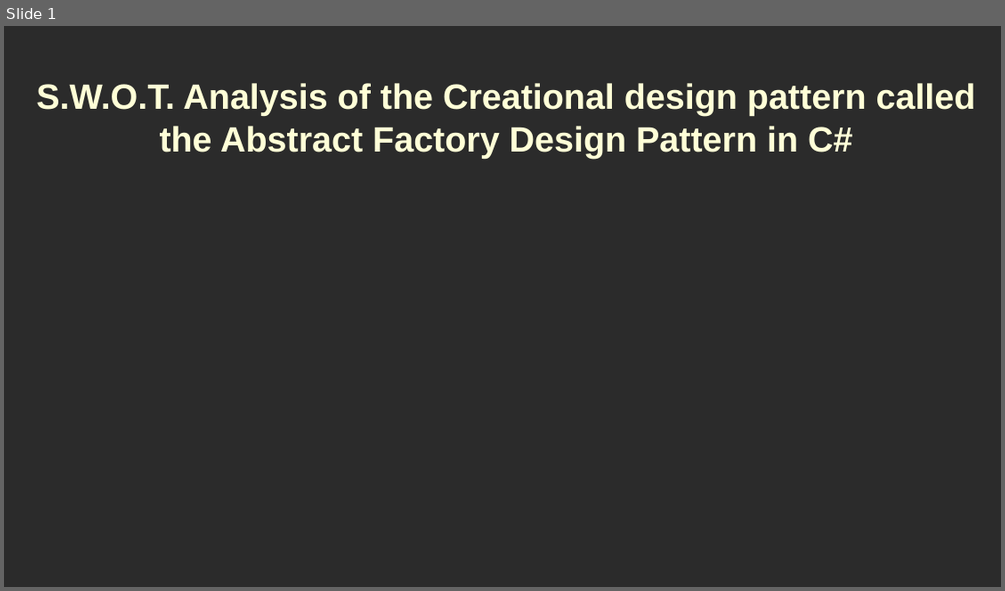
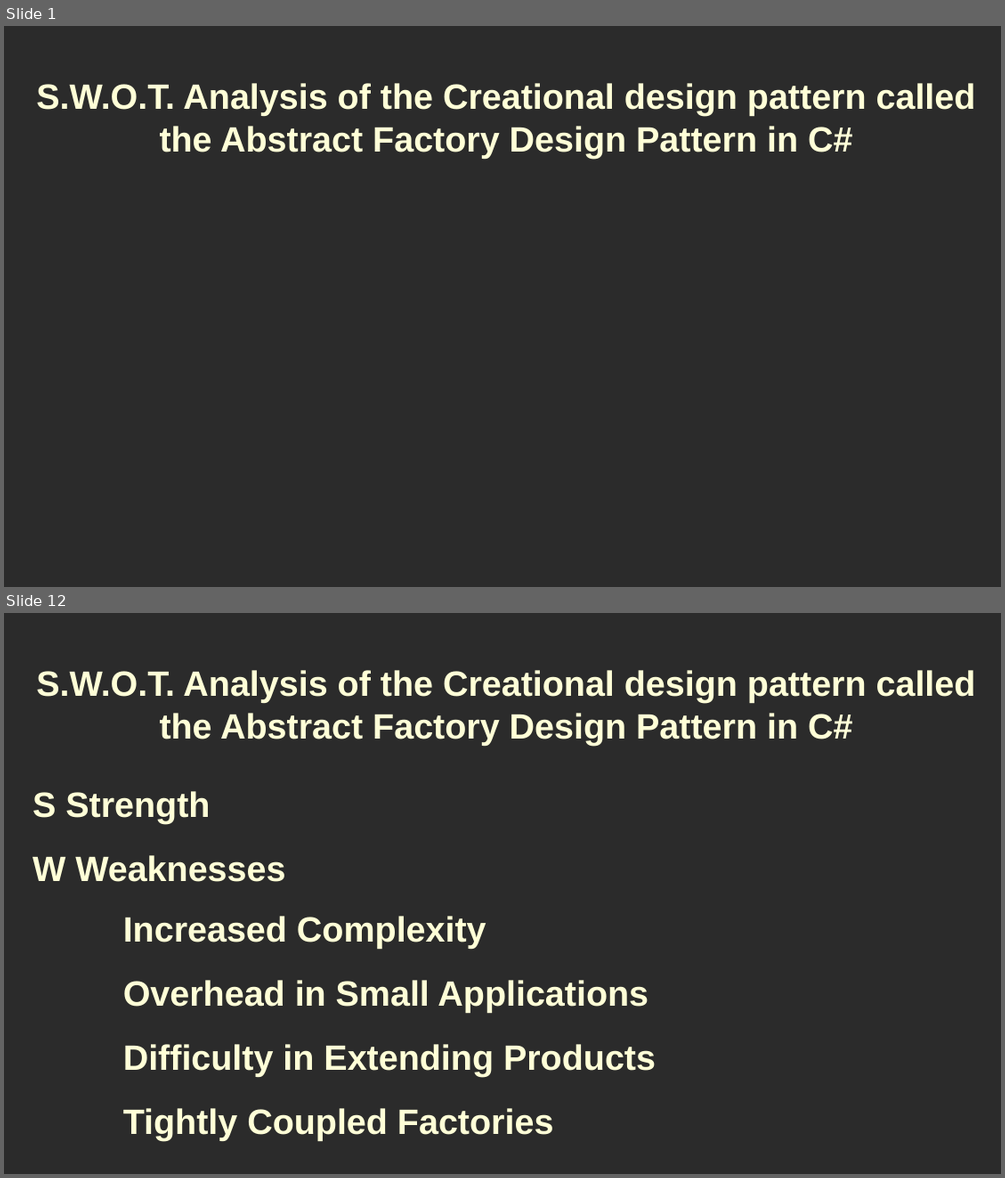
Before and after one commit to RayAndrade/CSharpStudy, a slide deck: Creational/AbstractFactory/swot/swot.odp. Shown one above the other, each under a label of ours: slide 1 before the commit, slides 1 and 12 after it; the slides between them are not shown. The pictures are 1005x591 and 1005x1178 pixels, drawn with LibreOffice and Linux fonts; fonts in the diff are those of the drawing; background and template pictures are left out; a plain dark background stands for a picture behind light text. Boxes give left, top, right and bottom in pixels: in the first picture for what was removed or moved away, otherwise in the second. Text is boxed around its words. In the diff, an @@ line names an element or a change of style, - is before the commit and + after.

```diff
--- a/Creational/AbstractFactory/swot/swot.odp
+++ b/Creational/AbstractFactory/swot/swot.odp
@@ slide 12 added at <box>4,613,1001,1174</box>, background picture (left out) @@
@@ title added at <box>36,670,976,745</box>, 28 pt, text #FFFFD7, bold @@
+S.W.O.T. Analysis of the Creational design pattern called the Abstract Factory Design Pattern in C#
@@ title added at <box>32,791,210,824</box>, 28 pt, text #FFFFD7, bold @@
+S Strength
@@ title added at <box>32,855,285,882</box>, 28 pt, text #FFFFD7, bold @@
+W Weaknesses
@@ title added at <box>123,916,486,949</box>, 28 pt, text #FFFFD7, bold @@
+Increased Complexity
@@ title added at <box>123,980,648,1013</box>, 28 pt, text #FFFFD7, bold @@
+Overhead in Small Applications
@@ title added at <box>123,1044,655,1077</box>, 28 pt, text #FFFFD7, bold @@
+Difficulty in Extending Products
@@ title added at <box>123,1108,553,1141</box>, 28 pt, text #FFFFD7, bold @@
+Tightly Coupled Factories
```
Also in this commit, not shown: 1 slide changed, 19 other slides added, 9 other files.
